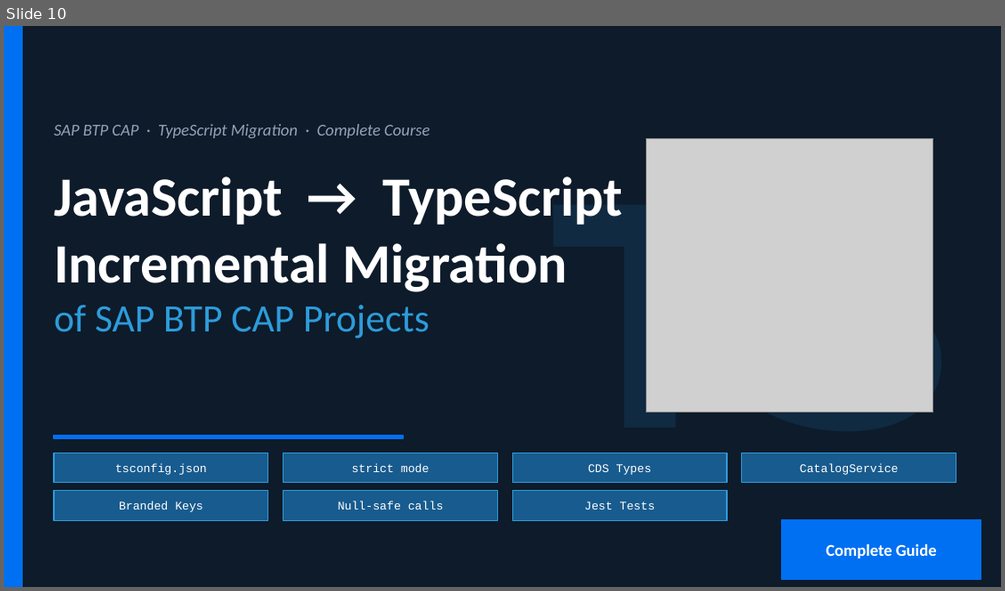
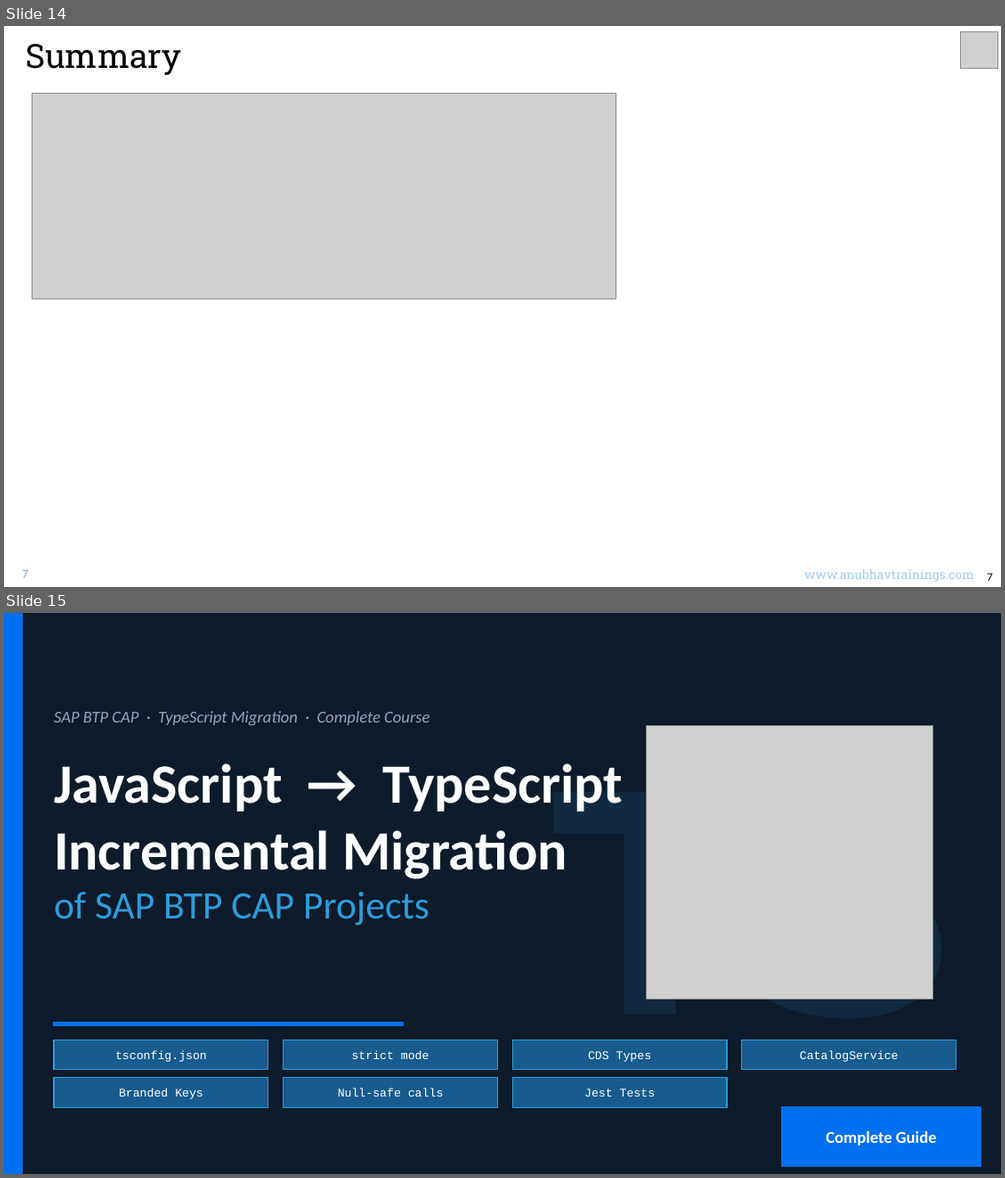
Before and after one commit to soyuztechnologies/typescript_training_capm, a slide deck: Day 2/DAY-2.pptx. Shown one above the other, each under a label of ours: slide 10 before the commit, slides 14 and 15 after it. The pictures are 1005x591 and 1005x1178 pixels, drawn with LibreOffice and Linux fonts; fonts in the diff are those of the drawing; grey boxes stand for pictures. Boxes give left, top, right and bottom in pixels: in the first picture for what was removed or moved away, otherwise in the second. Text is boxed around its words. In the diff, an @@ line names an element or a change of style, - is before the commit and + after.

Commit message:
Auto bot updater Anubhav Trainings

```diff
--- a/Day 2/DAY-2.pptx
+++ b/Day 2/DAY-2.pptx
@@ slide 14 added at bbox=[4, 26, 1001, 587], background #FFFFFF @@
@@ text added at bbox=[25, 44, 181, 75], 32 pt, text #000000 @@
+Summary
@@ picture added at bbox=[960, 32, 997, 69] @@
@@ picture added at bbox=[32, 94, 615, 299] @@
@@ text added at bbox=[22, 570, 28, 578], 11 pt, text #71AAE0 @@
+7
@@ text added at bbox=[804, 569, 973, 581], 12 pt, text #A6CAEC @@
+www.anubhavtrainings.com
@@ text added at bbox=[987, 572, 993, 580], 10 pt, text #000000 @@
+7
@@ what was slide 10 is now slide 15 @@
```
Also in this commit, not shown: 4 other slides added.
